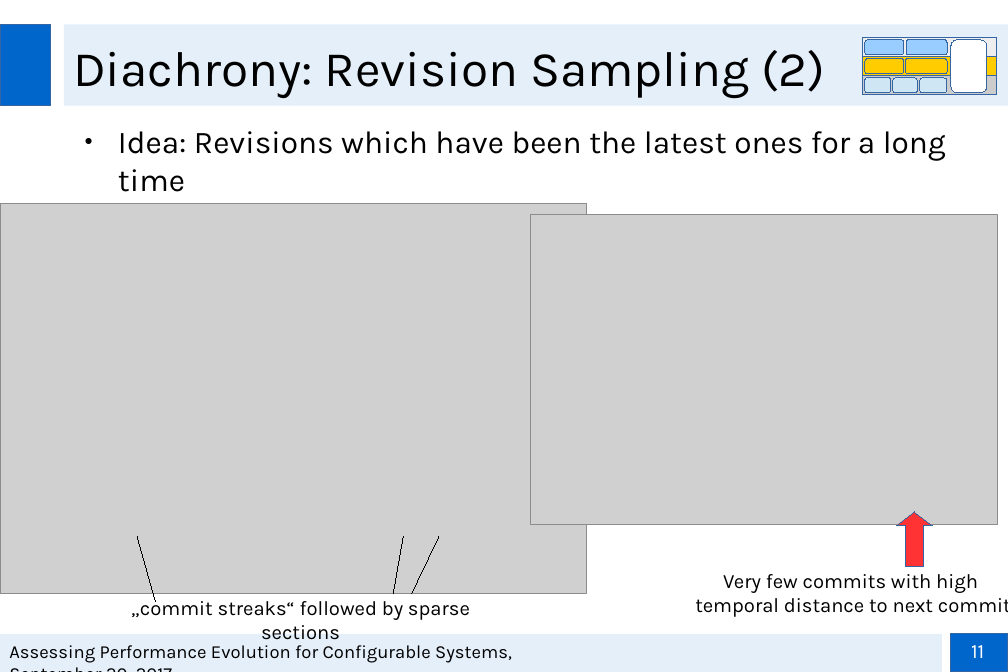
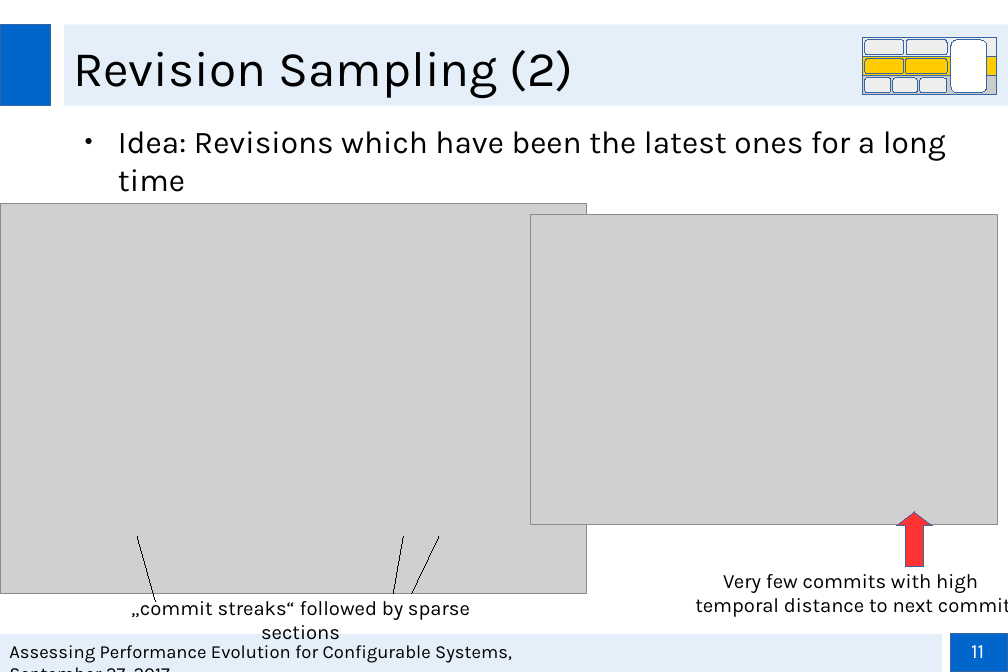
Before and after one commit to smba/msthesis, a slide deck: slide 11 of Presentations/Zwischenpräsentation_MA.odp. Drawn at 1008x672 pixels with LibreOffice and Linux fonts; fonts in the diff are those of the drawing; grey boxes stand for pictures; background and template pictures are left out. Boxes give left, top, right and bottom in pixels: in the first picture for what was removed or moved away, otherwise in the second. Text is boxed around its words. In the diff, an @@ line names an element or a change of style, - is before the commit and + after.

```diff
--- a/Presentations/Zwischenpräsentation_MA.odp
+++ b/Presentations/Zwischenpräsentation_MA.odp
@@ title at <box>73,50,574,98</box>: text changed @@
-Diachrony: Revision Sampling (2)
+Revision Sampling (2)
@@ rounded rectangle at <box>865,40,904,55</box>: fill #99CCFF to #EEEEEE @@
@@ rounded rectangle at <box>907,40,947,55</box>: fill #99CCFF to #EEEEEE @@
@@ fill #CFE7F5 to #EEEEEE in 3 elements at <box>865,78,890,93</box>, <box>893,78,918,93</box>, <box>920,78,946,93</box> @@
```
Also in this commit, not shown: 15 other slides changed, 1 slide added, 1 other file.
